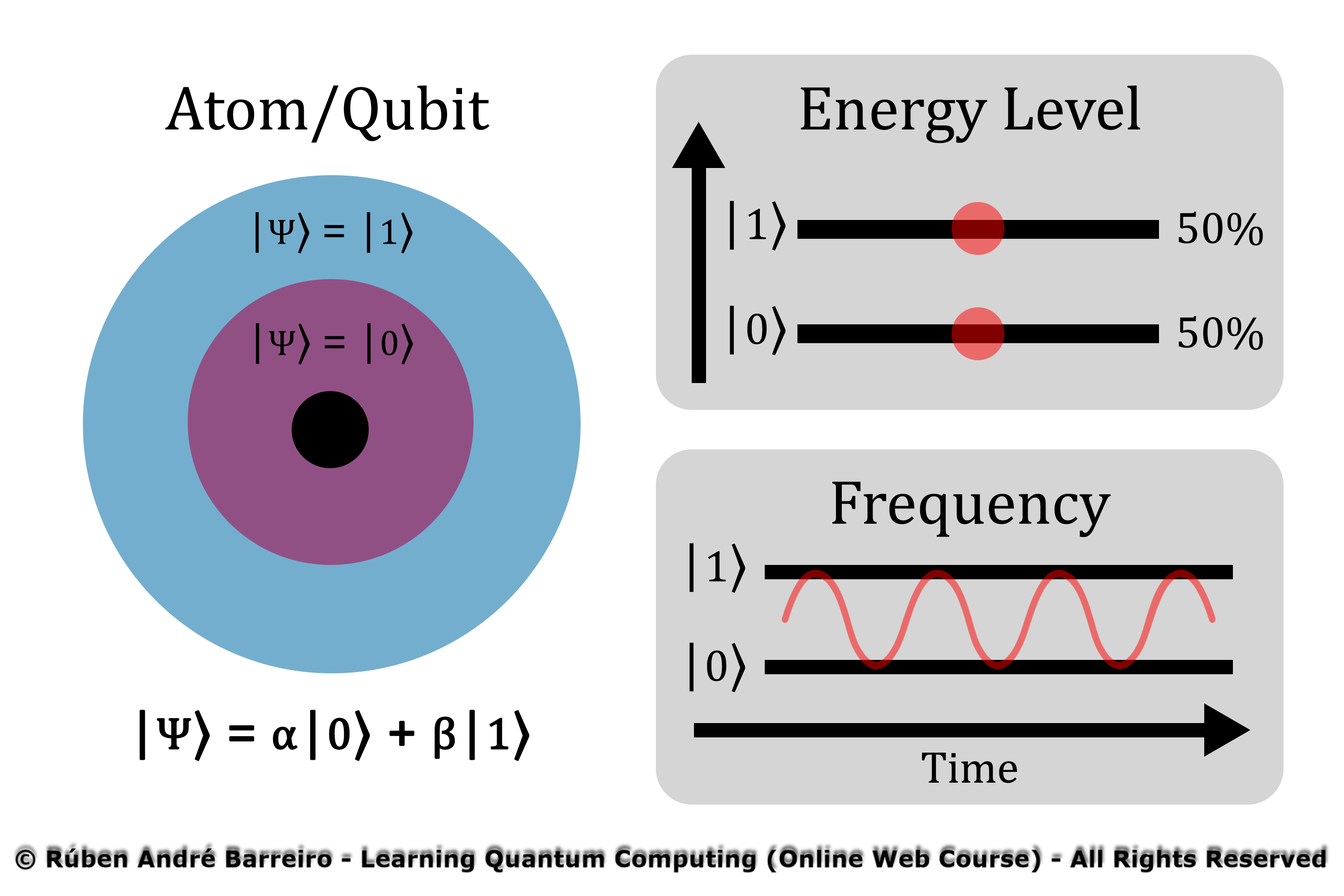
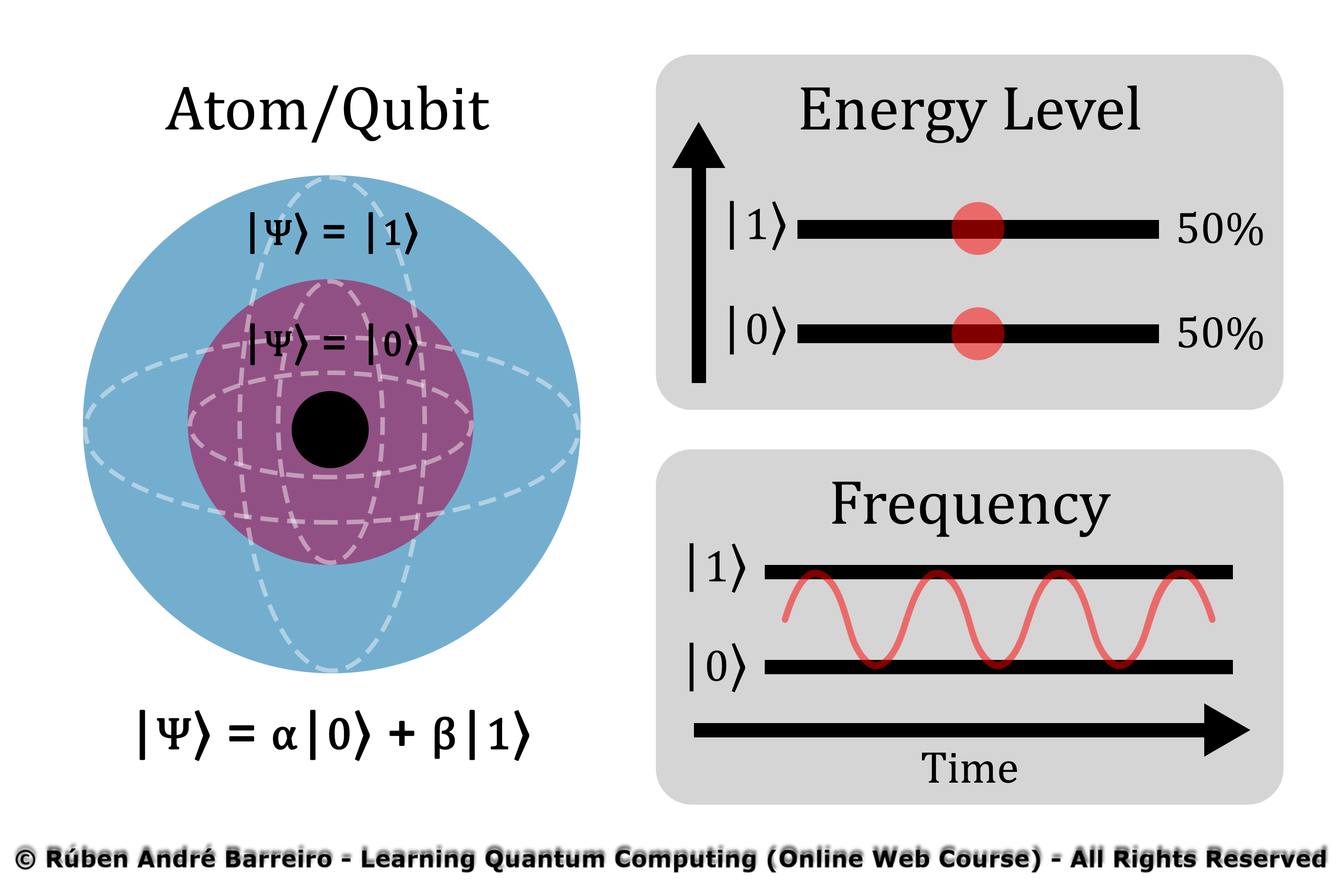
Two versions of the same layered image (1344 x 896). Layer-by-layer changes:
moved "|Ψ⟩ = |1⟩" above "|Ψ⟩ = |0⟩", painted on it over [249, 211, 418, 255]
moved "|Ψ⟩ = |0⟩" above "Ellipse 2 copy 8", painted on it over [249, 322, 418, 366]
added layer "Ellipse 2 copy 8" (50%) above "Ellipse 2 copy 7" over [275, 279, 385, 565]
added layer "Ellipse 2 copy 7" (50%) above "Ellipse 2 copy 6" over [275, 279, 385, 565]
added layer "Ellipse 2 copy 6" (50%) above "Ellipse 2 copy 5" over [187, 370, 474, 480]
added layer "Ellipse 2 copy 5" (50%) above "Ellipse 2 copy 4" over [187, 370, 474, 480]
added layer "Ellipse 2 copy 4" (50%) above "Ellipse 2 copy 3" over [237, 175, 427, 673]
added layer "Ellipse 2 copy 3" (50%) above "Ellipse 2 copy 2" over [237, 175, 427, 673]
added layer "Ellipse 2 copy 2" (50%) above "Ellipse 2" over [82, 334, 581, 525]
added layer "Ellipse 2" (1st of 2) (50%) above "Ellipse 3" over [82, 334, 581, 525]
